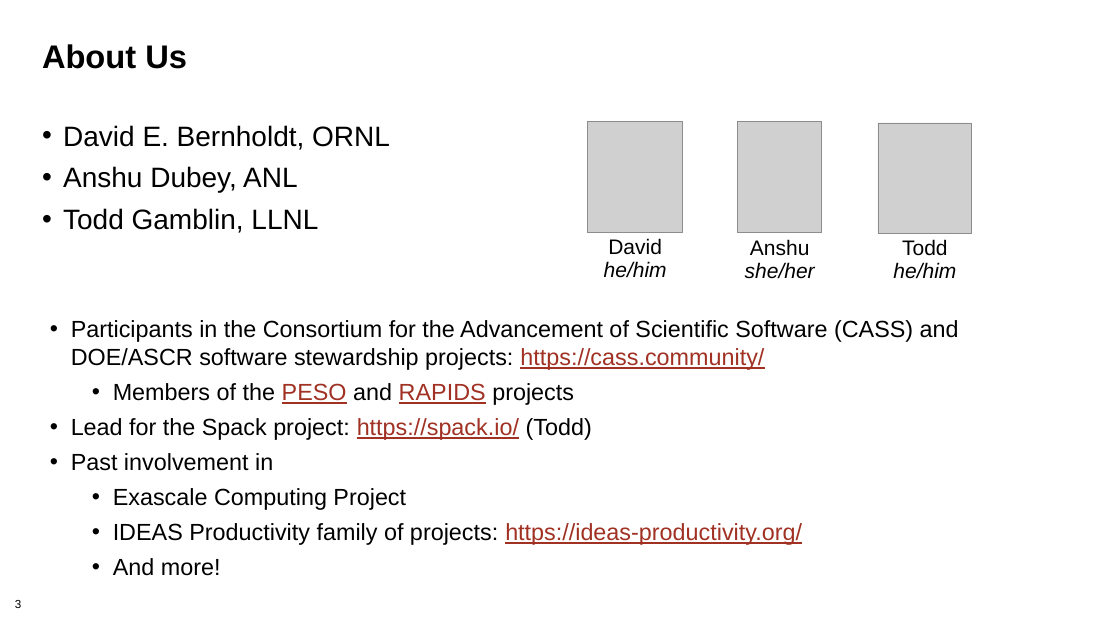
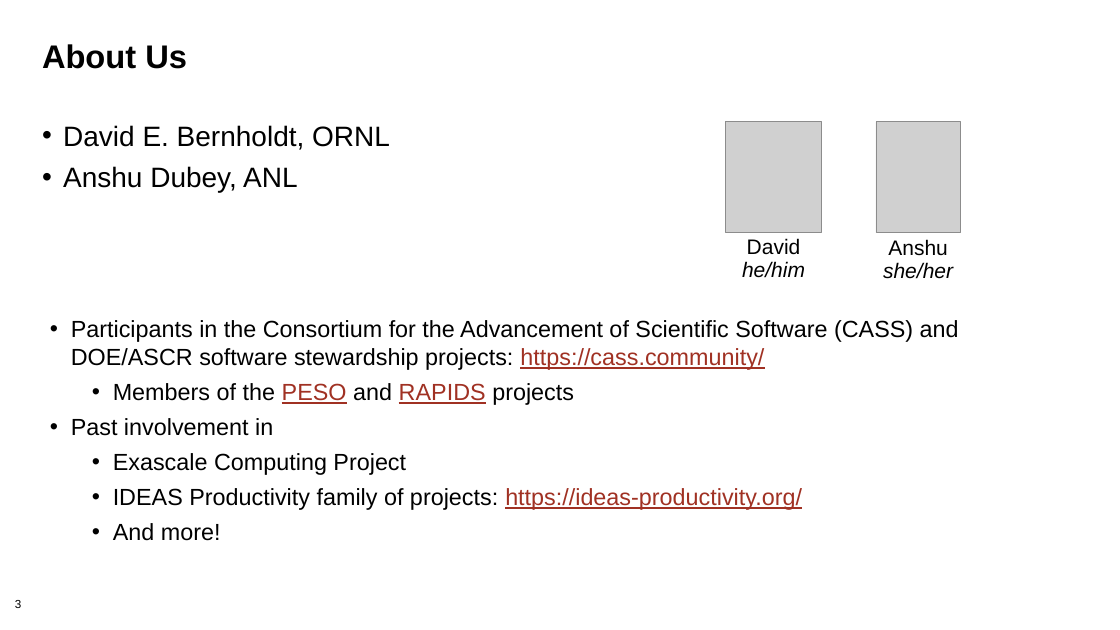
Before and after one commit to bssw-tutorial/presentations, a slide deck: slide 3 of intro.pptx. Drawn at 1120x630 pixels with LibreOffice and Linux fonts; fonts in the diff are those of the drawing; grey boxes stand for pictures. Boxes give left, top, right and bottom in pixels: in the first picture for what was removed or moved away, otherwise in the second. Text is boxed around its words. In the diff, an @@ line names an element or a change of style, - is before the commit and + after.

```diff
--- a/intro.pptx
+++ b/intro.pptx
@@ picture removed at [878, 123, 972, 234] @@
@@ text at [63, 208, 318, 233]: paragraph removed @@
-• Todd Gamblin, LLNL
@@ 2 pictures, 2 texts: place and size @@
-2 pictures, 2 texts at [587, 122, 822, 279]
+2 pictures, 2 texts at [726, 122, 960, 279]
@@ text removed at [893, 239, 956, 279] @@
-Todd
-he/him
@@ text at [71, 418, 592, 440]: paragraph removed @@
-• Lead for the Spack project: https://spack.io/ (Todd)
```
Also in this commit, not shown: 4 other slides changed, 1 slide removed.
